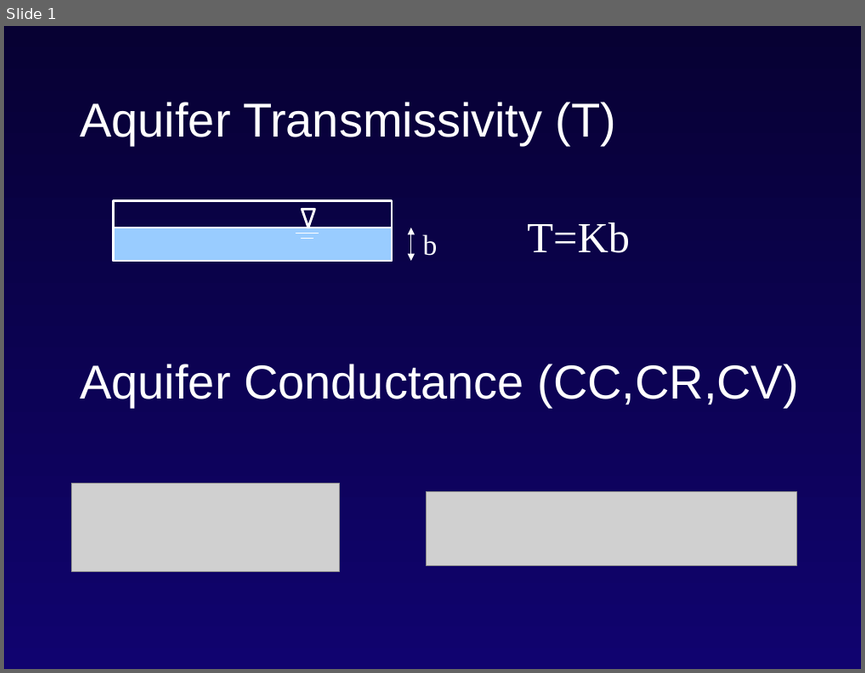
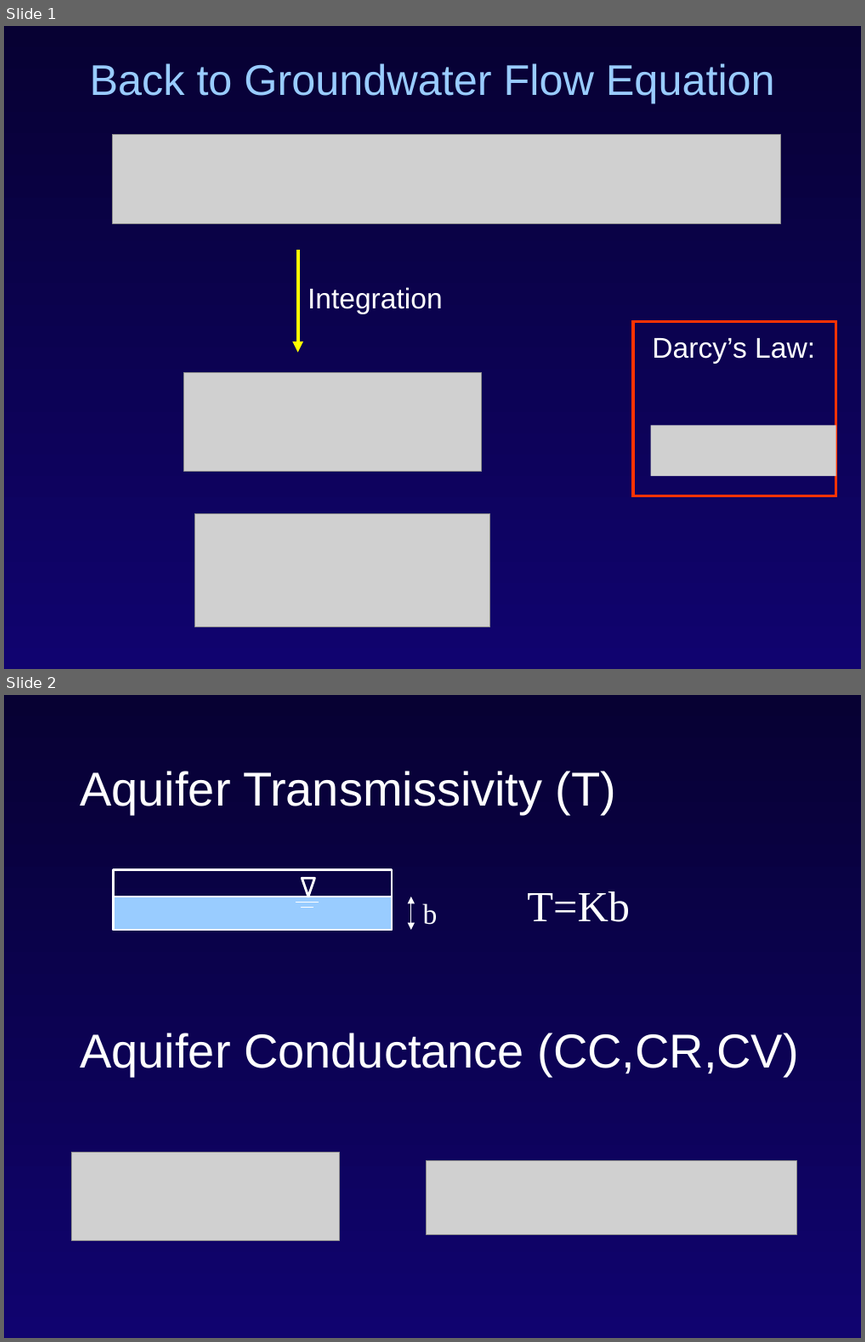
Before and after one commit to rniswon/gsflowID2447_classrepo, a slide deck: presentations/Niswonger/Intro_modflow_B.pptx. Shown one above the other, each under a label of ours: slide 1 before the commit, slides 1 and 2 after it. The pictures are 865x673 and 865x1342 pixels, drawn with LibreOffice and Linux fonts; fonts in the diff are those of the drawing; grey boxes stand for pictures; background and template pictures are left out. Boxes give left, top, right and bottom in pixels: in the first picture for what was removed or moved away, otherwise in the second. Text is boxed around its words. In the diff, an @@ line names an element or a change of style, - is before the commit and + after.

```diff
--- a/presentations/Niswonger/Intro_modflow_B.pptx
+++ b/presentations/Niswonger/Intro_modflow_B.pptx
@@ slide 1 added at bbox=[4, 26, 861, 669], background gradient #070133 to #10036F @@
@@ title added at bbox=[90, 63, 775, 103], 36 pt, text #99CCFF @@
+Back to Groundwater Flow Equation
@@ picture added at bbox=[113, 135, 781, 224] @@
@@ arrow added from (298, 250) to (298, 352), #FFFF00 3 pt @@
@@ text added at bbox=[307, 287, 443, 314], 24 pt, text #FFFFFF @@
+Integration
@@ rectangle added at bbox=[633, 322, 836, 495], outline #FF3300 2.25 pt @@
@@ text added at bbox=[652, 338, 815, 363], 24 pt, text #FFFFFF @@
+Darcy’s Law:
@@ picture added at bbox=[184, 372, 481, 471] @@
@@ picture added at bbox=[651, 426, 836, 476] @@
@@ picture added at bbox=[194, 514, 490, 627] @@
@@ what was slide 1 is now slide 2 @@
```
Also in this commit, not shown: 1 slide changed, 2 slides removed, 1 other file.
